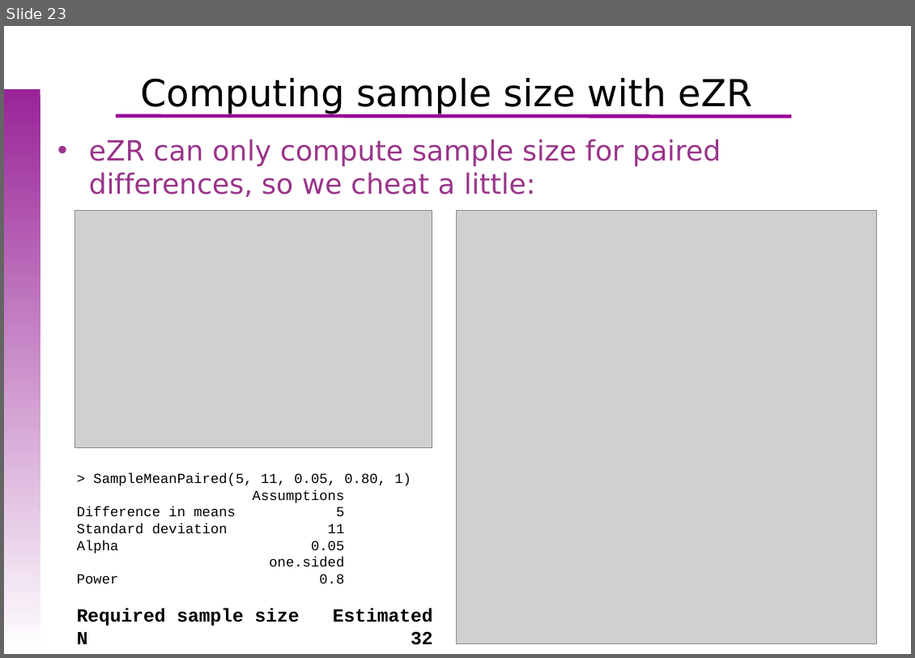
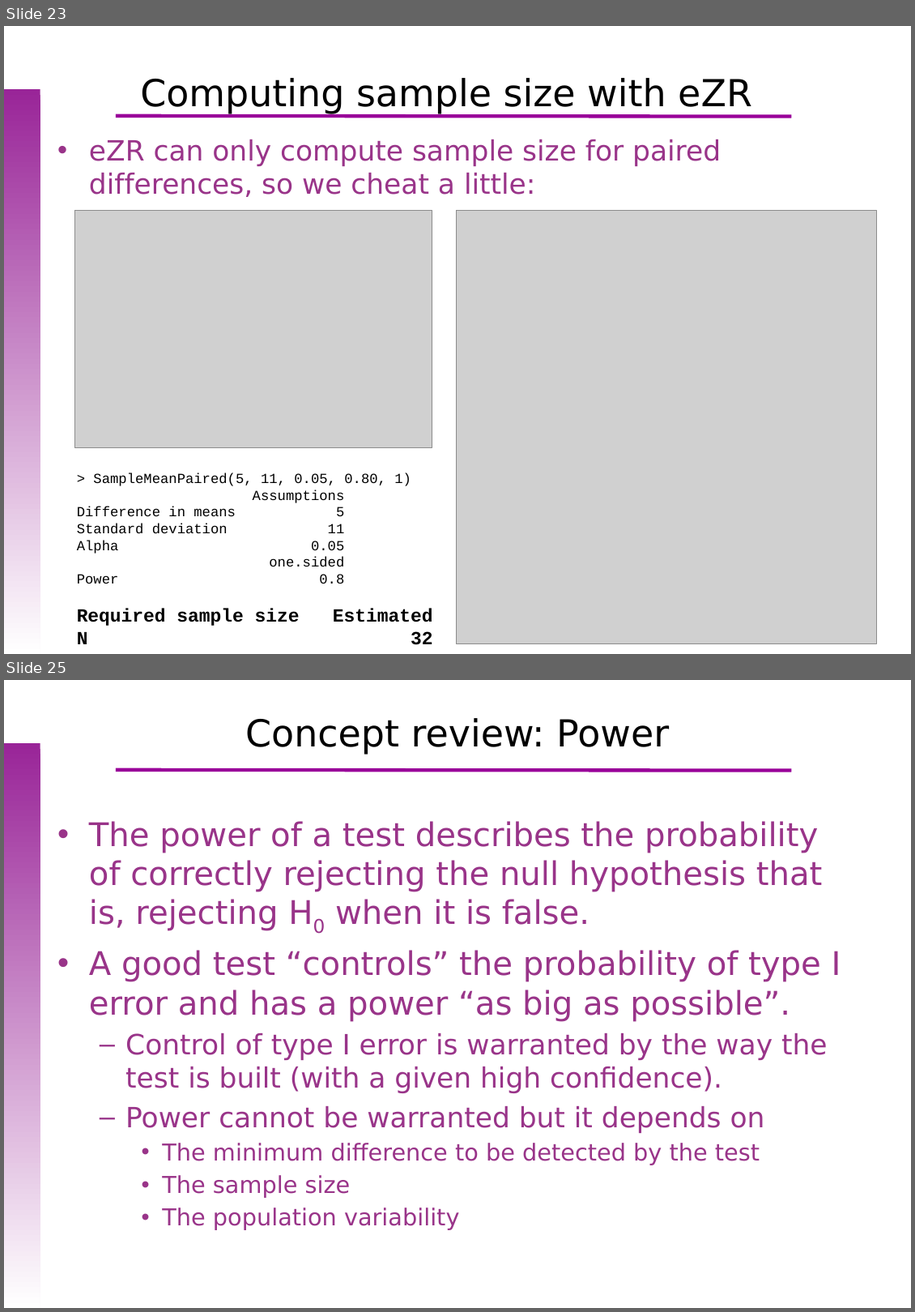
Before and after one commit to uebvhir/Course_Basic_Statistics_2019, a slide deck: Sessio_5/EBB_2018_Session_5_Sample_Size_(1).pptx. Shown one above the other, each under a label of ours: slide 23 before the commit, slides 23 and 25 after it; the slides between them are not shown. The pictures are 915x658 and 915x1312 pixels, drawn with LibreOffice and Linux fonts; fonts in the diff are those of the drawing; grey boxes stand for pictures; background and template pictures are left out. Boxes give left, top, right and bottom in pixels: in the first picture for what was removed or moved away, otherwise in the second. Text is boxed around its words. In the diff, an @@ line names an element or a change of style, - is before the commit and + after.

Commit message:
Sample size presentation complete
Sample size presentation complete

```diff
--- a/Sessio_5/EBB_2018_Session_5_Sample_Size_(1).pptx
+++ b/Sessio_5/EBB_2018_Session_5_Sample_Size_(1).pptx
@@ slide 25 added at (x1=4, y1=680, x2=911, y2=1308), background picture (left out); not listed: 2 template elements that a slide beside it also shows @@
@@ title added at (x1=245, y1=718, x2=669, y2=754), 32 pt, text #000000 @@
+Concept review: Power
@@ text added at (x1=89, y1=821, x2=842, y2=1230), 28 pt, text #993489 @@
+• The power of a test describes the probability of correctly rejecting the null hypothesis that is, rejecting H0 when it is false.
+• A good test “controls” the probability of type I error and has a power “as big as possible”.
+  – Control of type I error is warranted by the way the test is built (with a given high confidence).
+  – Power cannot be warranted but it depends on
+    • The minimum difference to be detected by the test
+    • The sample size
+    • The population variability
```
Also in this commit, not shown: 1 slide changed, 5 other slides added, 1 other file.
